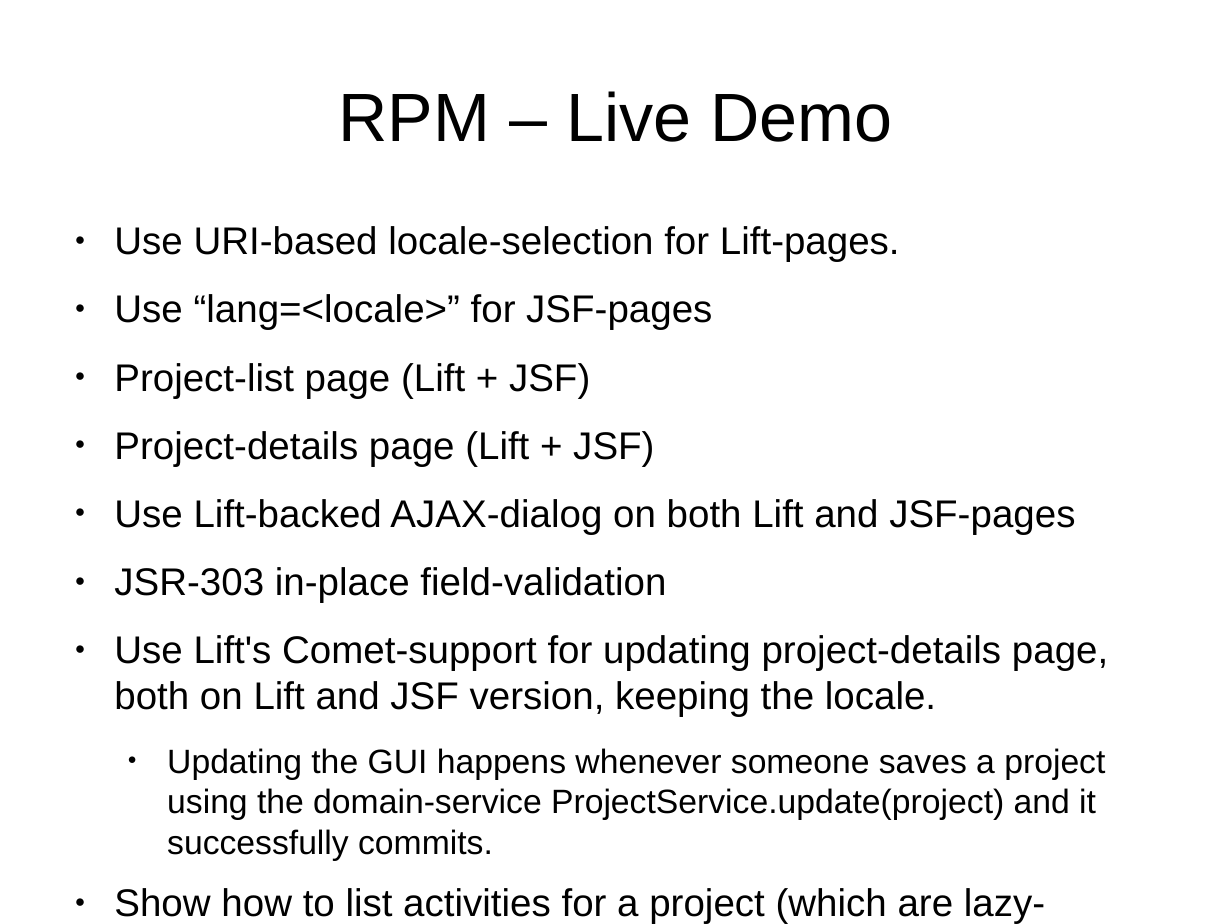
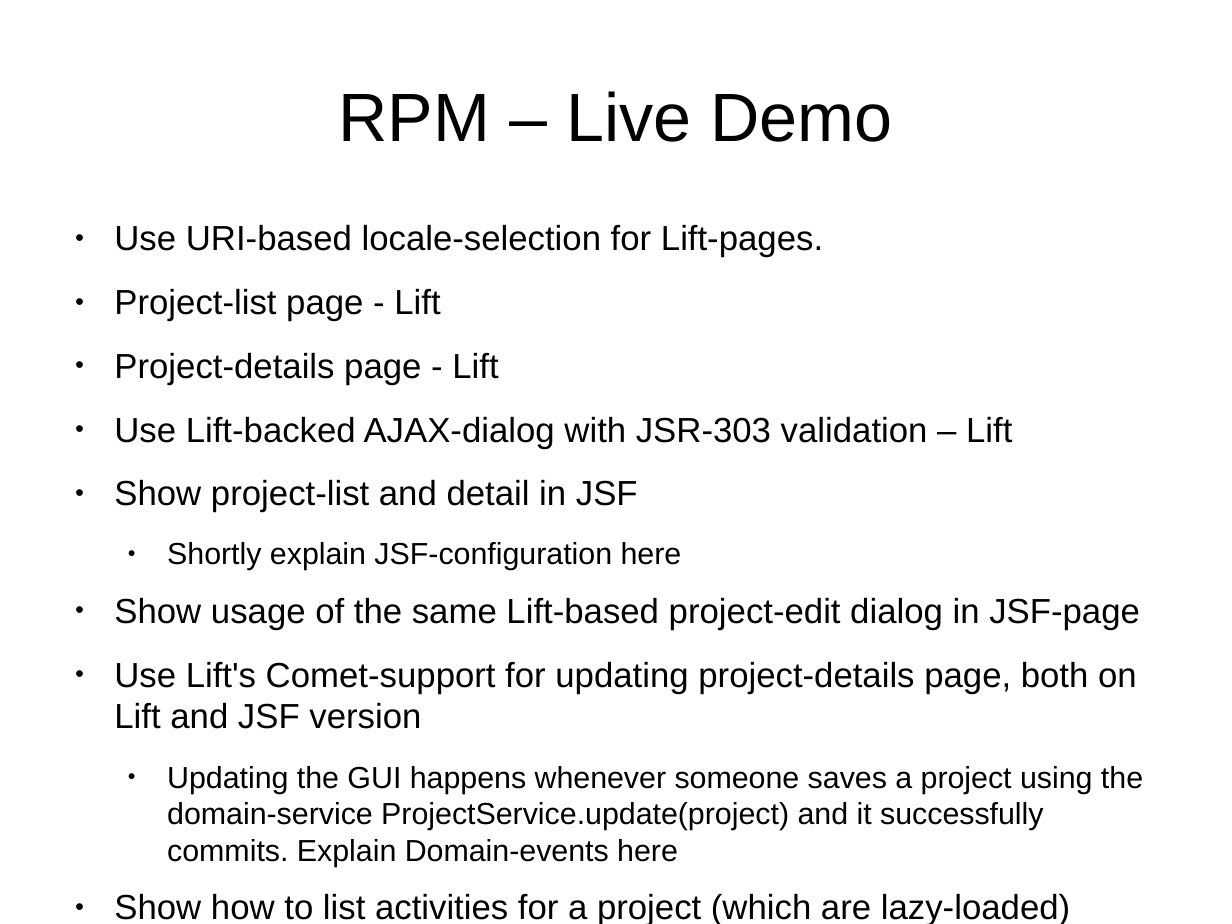
Before and after one commit to andreak/slol-2011, a slide deck: slide 42 of Scala-LiftOff-2011-lift-from-jee-perspective.odp (slide 48 before the commit). Drawn at 1232x924 pixels with LibreOffice and Linux fonts; fonts in the diff are those of the drawing. Boxes give left, top, right and bottom in pixels: in the first picture for what was removed or moved away, otherwise in the second. Text is boxed around its words. In the diff, an @@ line names an element or a change of style, - is before the commit and + after.

```diff
--- a/Scala-LiftOff-2011-lift-from-jee-perspective.odp
+++ b/Scala-LiftOff-2011-lift-from-jee-perspective.odp
@@ text at <box>114,224,1070,924</box>: size 24.8 to 22.4 pt in "Use URI-based locale-selection for Lift-pages.", "Show how to list activities for a ..." @@
@@ text at <box>114,288,1143,867</box>: text changed; size 24.8 to 22.4 pt @@
-● Use “lang=<locale>” for JSF-pages
-● Project-list page (Lift + JSF)
-● Project-details page (Lift + JSF)
-● Use Lift-backed AJAX-dialog on both Lift and JSF-pages
-● JSR-303 in-place field-validation
-● Use Lift's Comet-support for updating project-details page, both on Lift and JSF version, keeping the locale.
-  ● Updating the GUI happens whenever someone saves a project using the domain-service ProjectService.update(project) and it successfully commits.
+● Project-list page - Lift
+● Project-details page - Lift
+● Use Lift-backed AJAX-dialog with JSR-303 validation – Lift
+● Show project-list and detail in JSF
+  ● Shortly explain JSF-configuration here
+● Show usage of the same Lift-based project-edit dialog in JSF-page
+● Use Lift's Comet-support for updating project-details page, both on Lift and JSF version
+  ● Updating the GUI happens whenever someone saves a project using the domain-service ProjectService.update(project) and it successfully commits. Explain Domain-events here
```
Also in this commit, not shown: 7 other slides changed, 2 slides added, 1 slide removed.
